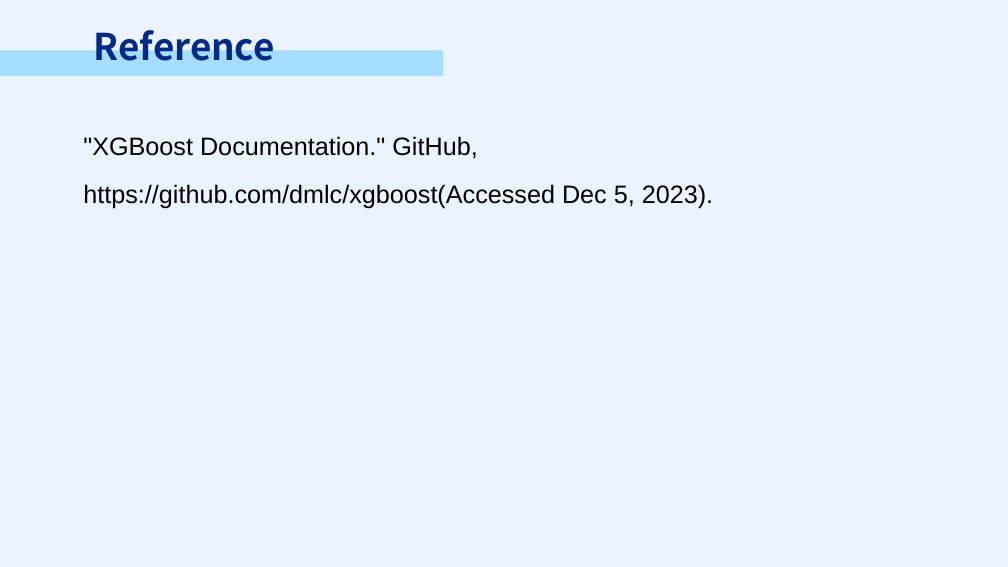
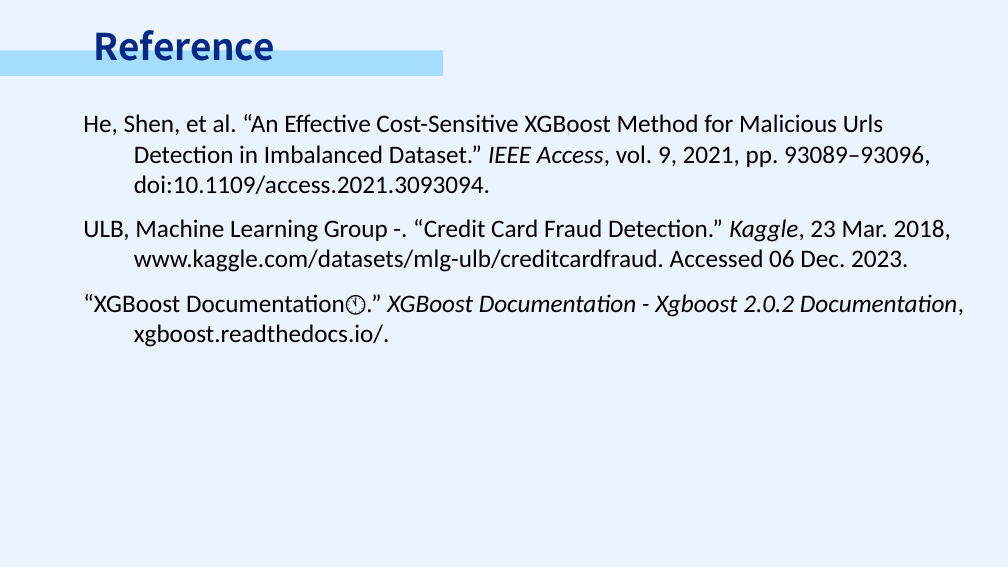
Before and after one commit to PSTAT197-F23/PSTAT197A_FP_Group1, a slide deck: slide 17 of scripts/drafts/PRESENTATION.pptx. Drawn at 1008x567 pixels with LibreOffice and Linux fonts; fonts in the diff are those of the drawing. Boxes give left, top, right and bottom in pixels: in the first picture for what was removed or moved away, otherwise in the second. Text is boxed around its words. In the diff, an @@ line names an element or a change of style, - is before the commit and + after.

```diff
--- a/scripts/drafts/PRESENTATION.pptx
+++ b/scripts/drafts/PRESENTATION.pptx
@@ text at (83,114,964,347): text changed; font Arial to Calibri @@
-"XGBoost Documentation." GitHub,
-https://github.com/dmlc/xgboost(Accessed Dec 5, 2023).
+He, Shen, et al. “An Effective Cost-Sensitive XGBoost Method for Malicious Urls Detection in Imbalanced Dataset.” IEEE Access, vol. 9, 2021, pp. 93089–93096, doi:10.1109/access.2021.3093094.
+ULB, Machine Learning Group -. “Credit Card Fraud Detection.” Kaggle, 23 Mar. 2018, www.kaggle.com/datasets/mlg-ulb/creditcardfraud. Accessed 06 Dec. 2023.
+“XGBoost Documentation🕚.” XGBoost Documentation - Xgboost 2.0.2 Documentation, xgboost.readthedocs.io/.
```
Also in this commit, not shown: 9 other slides changed.
